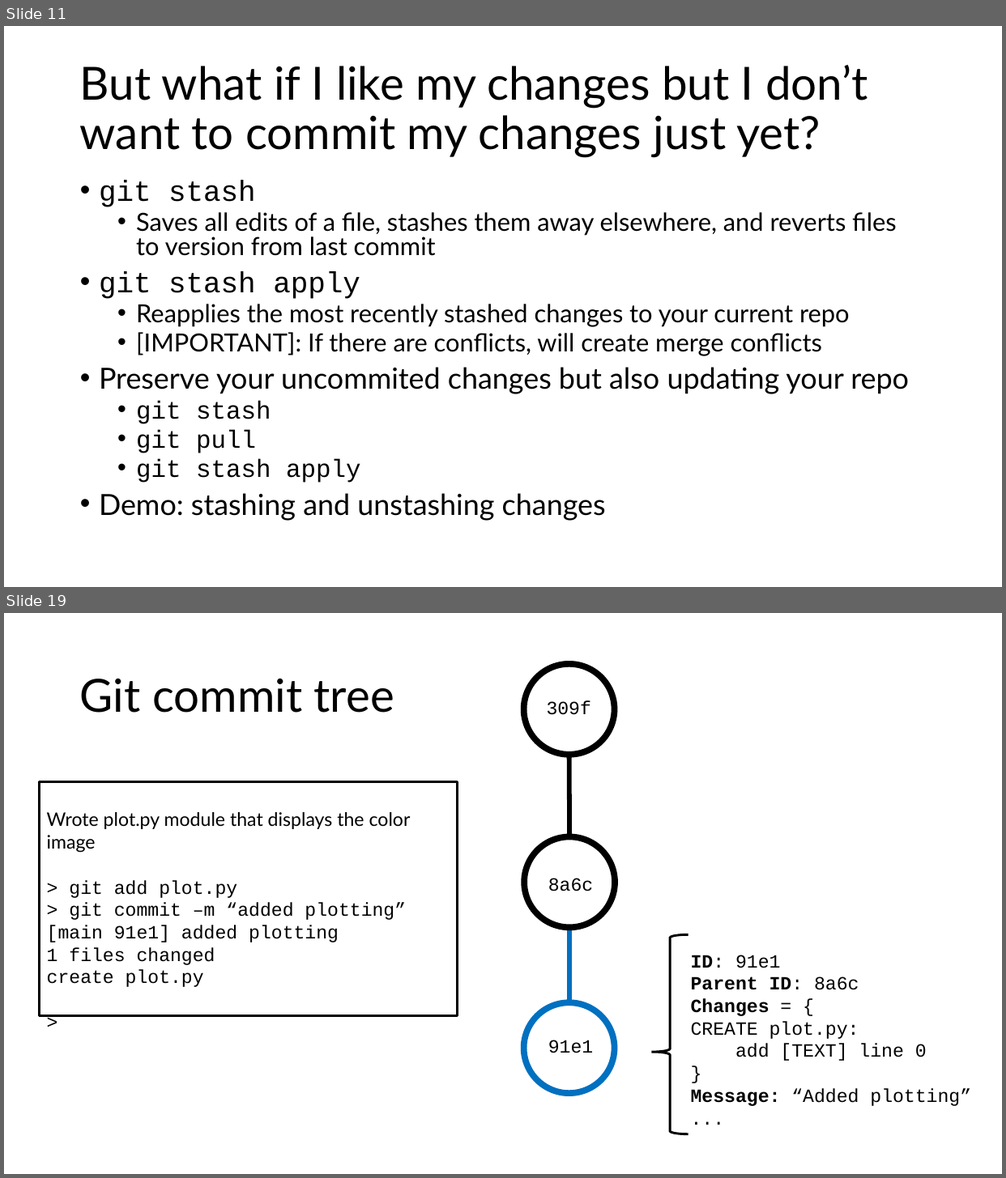
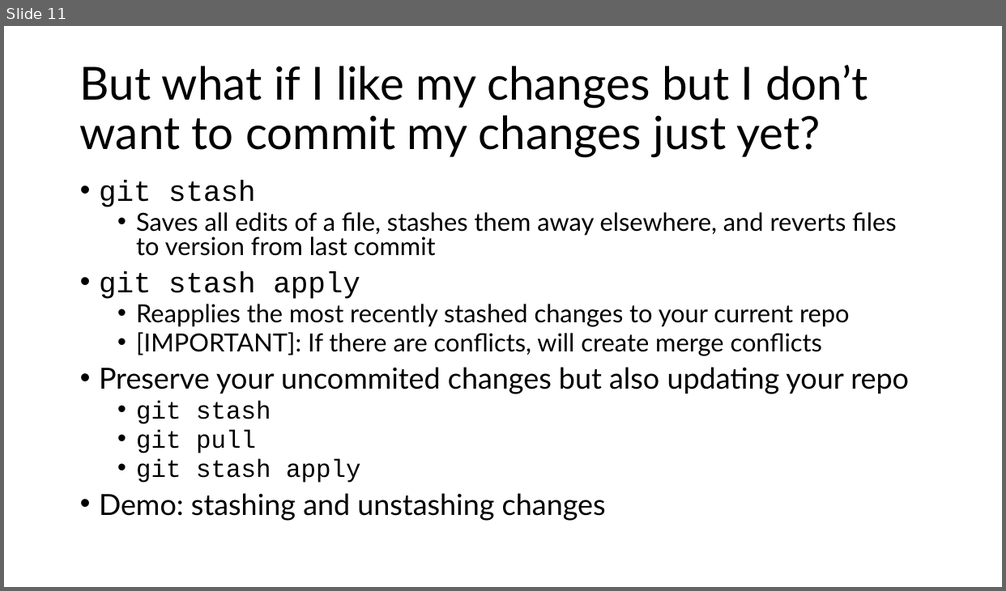
Before and after one commit to semaphoreP/codeastro, a slide deck: Day1/intro_to_git.pptx. Shown one above the other, each under a label of ours: slides 11 and 19 before the commit, slide 11 after it; the slides between them are not shown. The pictures are 1006x1178 and 1006x591 pixels, drawn with LibreOffice and Linux fonts; fonts in the diff are those of the drawing. Boxes give left, top, right and bottom in pixels: in the first picture for what was removed or moved away, otherwise in the second. Text is boxed around its words. In the diff, an @@ line names an element or a change of style, - is before the commit and + after.

```diff
--- a/Day1/intro_to_git.pptx
+++ b/Day1/intro_to_git.pptx
@@ slide 19 removed at <box>4,613,1002,1174</box>, background #FFFFFF @@
@@ title removed at <box>80,679,394,713</box> @@
-Git commit tree
@@ ellipse removed at <box>523,664,614,755</box> @@
@@ text removed at <box>547,700,591,715</box> @@
-309f
@@ line removed from (570, 837) to (569, 755) @@
@@ rectangle removed at <box>39,782,457,1016</box> @@
-Wrote plot.py module that displays the color image
-> git add plot.py
-> git commit –m “added plotting”
-[main 91e1] added plotting
-1 files changed
-create plot.py
->
@@ ellipse removed at <box>524,837,615,927</box> @@
@@ text removed at <box>548,878,593,892</box> @@
-8a6c
@@ line removed from (569, 1003) to (569, 929) @@
@@ left brace removed at <box>651,935,688,1135</box> @@
@@ text removed at <box>691,955,971,1106</box> @@
-ID: 91e1
-Parent ID: 8a6c
-Changes = {
-CREATE plot.py:
-add [TEXT] line 0
-}
-Message: “Added plotting”
-...
@@ ellipse removed at <box>523,1003,614,1093</box> @@
@@ text removed at <box>548,1040,593,1054</box> @@
-91e1
```
Also in this commit, not shown: 2 slides changed, 20 other slides removed.
